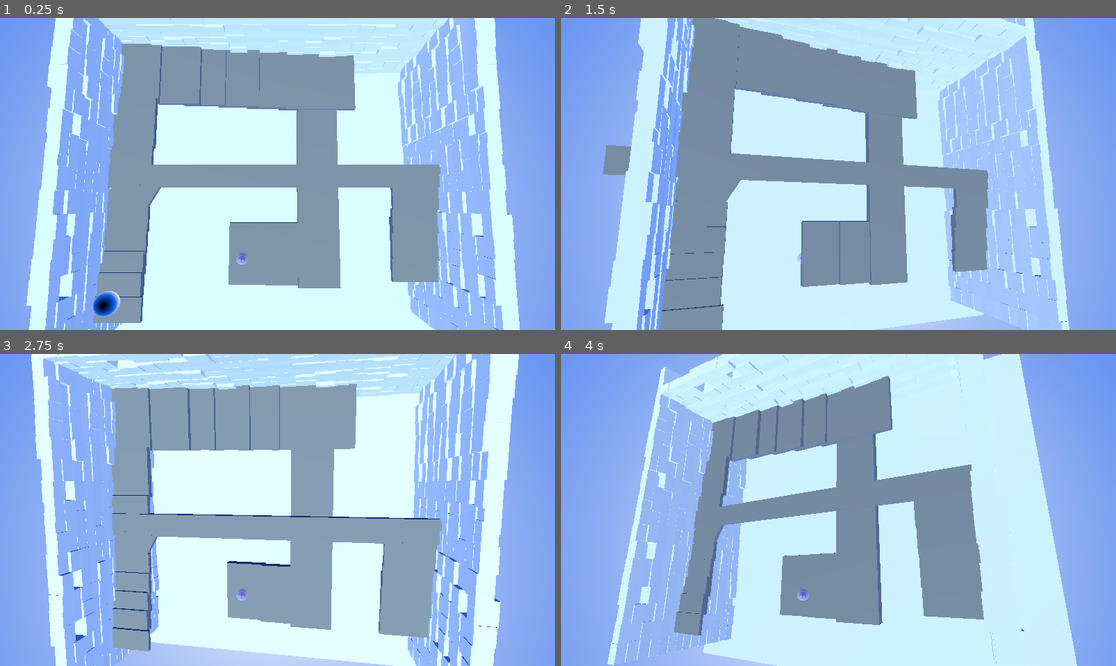
Above: before the commit, frames 1-4 (two rows, left to right).
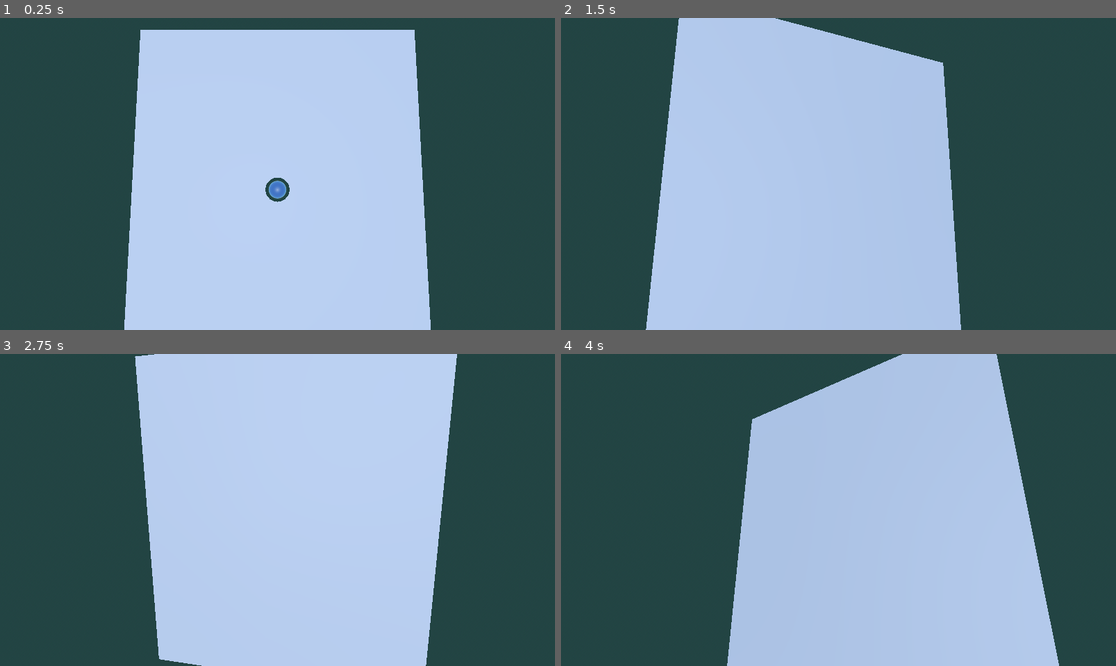
Above: after the commit, the same moments.

Repository: bam-squifi/gamejam-2025-bubbles
Game: Godot game, scene res://Level_0_0.tscn
The game is run twice, just before and just after one commit, with the same random seed, the same clock (stepped at 60 frames per second) and the same inputs. Before the commit the project starts from res://Level_1.tscn.
Inputs (mouse positions are in pixels of both pictures, inside the frame that each line leads up to):
- Up to frame 1 (0.25 s): no input
- Up to frame 2 (1.5 s): tap Enter at 0.5 s; move the mouse to (960, 158) at 0.52 s; move the mouse to (727, 189) at 1.27 s
- Up to frame 3 (2.75 s): tap Space at 2 s; move the mouse to (333, 441) at 2.02 s
- Up to frame 4 (4 s): tap Enter at 2.75 s; move the mouse to (810, 572) at 2.77 s; tap Space at 3.5 s; move the mouse to (1005, 556) at 3.52 s

The runs differ from the first frame. In frame 1, 99% of the frame differs, in the area x 0-100%, y 0-100%; in frame 2, 99%; in frame 3, 93%; in frame 4, 100%.

Commit message:
Mit Basis Level

Diff:
--- /dev/null
+++ b/Level_0_0.tscn
@@ -0,0 +1,59 @@
+[gd_scene load_steps=9 format=3 uid="uid://ux4eyhsk4xix"]
+
+[ext_resource type="PackedScene" uid="uid://c7g7odqucpoyi" path="res://groundplane.tscn" id="1_0f6pd"]
+[ext_resource type="PackedScene" uid="uid://djbinfaue5mu3" path="res://ball.tscn" id="2_usunc"]
+
+[sub_resource type="PhysicsMaterial" id="PhysicsMaterial_auons"]
+friction = 0.1
+
+[sub_resource type="ProceduralSkyMaterial" id="ProceduralSkyMaterial_q3nuu"]
+sky_top_color = Color(0.250493, 0.447379, 0.770751, 1)
+sky_horizon_color = Color(0.412867, 0.693442, 0.85106, 1)
+sky_cover_modulate = Color(0.403922, 1, 1, 1)
+ground_bottom_color = Color(0.141365, 0.266825, 0.262875, 1)
+sun_angle_max = 87.78
+
+[sub_resource type="Sky" id="Sky_ux0il"]
+sky_material = SubResource("ProceduralSkyMaterial_q3nuu")
+
+[sub_resource type="Environment" id="Environment_nlnvi"]
+background_mode = 2
+sky = SubResource("Sky_ux0il")
+ambient_light_source = 3
+ambient_light_sky_contribution = 0.48
+ambient_light_energy = 0.52
+reflected_light_source = 2
+ssr_enabled = true
+ssao_enabled = true
+ssil_enabled = true
+sdfgi_enabled = true
+volumetric_fog_enabled = true
+volumetric_fog_density = 0.0203
+volumetric_fog_length = 3.17
+
+[sub_resource type="CameraAttributesPractical" id="CameraAttributesPractical_kmh31"]
+dof_blur_far_distance = 29.4
+
+[sub_resource type="Compositor" id="Compositor_8cx67"]
+
+[node name="Node3D" type="Node3D"]
+
+[node name="Groundplane" parent="." instance=ExtResource("1_0f6pd")]
+transform = Transform3D(-2.00641, 0, 1.06507e-07, 0, -0.095, 0, -1.75406e-07, 0, -1.2183, 0, 0, 0)
+
+[node name="Ball" parent="." instance=ExtResource("2_usunc")]
+transform = Transform3D(1, 0, 0, 0, 1, 0, 0, 0, 1, 0, 1.08528, 0)
+mass = 1.0
+physics_material_override = SubResource("PhysicsMaterial_auons")
+
+[node name="Camera3D" type="Camera3D" parent="."]
+transform = Transform3D(1, 0, 0, 0, 0.0765972, 0.997062, 0, -0.997062, 0.0765972, 0, 5, 0)
+
+[node name="DirectionalLight3D" type="DirectionalLight3D" parent="."]
+transform = Transform3D(1, 0, 0, 0, 0.0267352, 0.999643, 0, -0.999643, 0.0267352, 0, 5, 1.52471)
+shadow_enabled = true
+
+[node name="WorldEnvironment" type="WorldEnvironment" parent="."]
+environment = SubResource("Environment_nlnvi")
+camera_attributes = SubResource("CameraAttributesPractical_kmh31")
+compositor = SubResource("Compositor_8cx67")
--- a/Level_1.tscn
+++ b/Level_1.tscn
@@ -40,7 +40,7 @@
 volumetric_fog_density = 0.0395
 
 [sub_resource type="CameraAttributesPractical" id="CameraAttributesPractical_7r5lt"]
-dof_blur_near_enabled = true
+exposure_multiplier = 0.446
 dof_blur_near_distance = 1.02
 
 [sub_resource type="Compositor" id="Compositor_wju01"]
--- a/project.godot
+++ b/project.godot
@@ -11,7 +11,7 @@
 [application]
 
 config/name="Game-Jam-25Bubbles"
-run/main_scene="res://Level_1.tscn"
+run/main_scene="res://Level_0_0.tscn"
 config/features=PackedStringArray("4.3", "Forward Plus")
 config/icon="res://icon.svg"
 
--- a/wall.tscn
+++ b/wall.tscn
@@ -1538,16 +1538,6 @@
 material_override = SubResource("StandardMaterial3D_n10y1")
 size = Vector3(0.172722, 3.05058, 0.29847)
 
-[node name="Stone341" type="CSGBox3D" parent="."]
-transform = Transform3D(-2.0057, -0.00253985, -0.000701566, -0.0536422, 0.094966, 2.19633e-07, -0.00115498, -1.47971e-06, 1.2183, 0.102586, 1.67183, -0.0790749)
-material_override = SubResource("StandardMaterial3D_n10y1")
-size = Vector3(0.12616, 3.05273, 0.371109)
-
-[node name="Stone342" type="CSGBox3D" parent="."]
-transform = Transform3D(-2.0057, -0.00253985, -0.000701566, -0.0536422, 0.094966, 2.19633e-07, -0.00115498, -1.47971e-06, 1.2183, 0.116821, 1.68154, 0.338123)
-material_override = SubResource("StandardMaterial3D_n10y1")
-size = Vector3(0.140839, 2.85657, 0.371109)
-
 [node name="Stone343" type="CSGBox3D" parent="."]
 transform = Transform3D(-2.0057, -0.00253985, -0.000701566, -0.0536422, 0.094966, 2.19633e-07, -0.00115498, -1.47971e-06, 1.2183, 0.0886796, 1.64837, 0.785887)
 material_override = SubResource("StandardMaterial3D_n10y1")
@@ -1608,16 +1598,6 @@
 material_override = SubResource("StandardMaterial3D_n10y1")
 size = Vector3(0.172722, 3.05058, 0.29847)
 
-[node name="Stone355" type="CSGBox3D" parent="."]
-transform = Transform3D(-2.0057, -0.00253985, -0.000701566, -0.0536422, 0.094966, 2.19633e-07, -0.00115498, -1.47971e-06, 1.2183, 0.102586, 1.67183, -0.0790749)
-material_override = SubResource("StandardMaterial3D_n10y1")
-size = Vector3(0.12616, 3.05273, 0.371109)
-
-[node name="Stone356" type="CSGBox3D" parent="."]
-transform = Transform3D(-2.0057, -0.00253985, -0.000701566, -0.0536422, 0.094966, 2.19633e-07, -0.00115498, -1.47971e-06, 1.2183, 0.116821, 1.68154, 0.338123)
-material_override = SubResource("StandardMaterial3D_n10y1")
-size = Vector3(0.140839, 2.85657, 0.371109)
-
 [node name="Stone357" type="CSGBox3D" parent="."]
 transform = Transform3D(-2.0057, -0.00253985, -0.000701566, -0.0536422, 0.094966, 2.19633e-07, -0.00115498, -1.47971e-06, 1.2183, 0.0886796, 1.64837, 0.785887)
 material_override = SubResource("StandardMaterial3D_n10y1")
@@ -1738,16 +1718,6 @@
 material_override = SubResource("StandardMaterial3D_n10y1")
 size = Vector3(0.172722, 3.05058, 0.29847)
 
-[node name="Stone381" type="CSGBox3D" parent="."]
-transform = Transform3D(-2.0057, -0.00253985, -0.000701566, -0.0536422, 0.094966, 2.19633e-07, -0.00115498, -1.47971e-06, 1.2183, 0.102586, 1.67183, -0.0790749)
-material_override = SubResource("StandardMaterial3D_n10y1")
-size = Vector3(0.12616, 3.05273, 0.371109)
-
-[node name="Stone382" type="CSGBox3D" parent="."]
-transform = Transform3D(-2.0057, -0.00253985, -0.000701566, -0.0536422, 0.094966, 2.19633e-07, -0.00115498, -1.47971e-06, 1.2183, 0.116821, 1.68154, 0.338123)
-material_override = SubResource("StandardMaterial3D_n10y1")
-size = Vector3(0.140839, 2.85657, 0.371109)
-
 [node name="Stone383" type="CSGBox3D" parent="."]
 transform = Transform3D(-2.0057, -0.00253985, -0.000701566, -0.0536422, 0.094966, 2.19633e-07, -0.00115498, -1.47971e-06, 1.2183, 0.0886796, 1.64837, 0.785887)
 material_override = SubResource("StandardMaterial3D_n10y1")
@@ -1763,11 +1733,6 @@
 material_override = SubResource("StandardMaterial3D_n10y1")
 size = Vector3(0.172722, 3.05058, 0.29847)
 
-[node name="Stone386" type="CSGBox3D" parent="."]
-transform = Transform3D(2.0057, -0.00253985, 0.000701459, 0.0536422, 0.094966, -2.22481e-07, 0.00115481, -1.47971e-06, -1.2183, 0.123386, 1.67239, -0.324623)
-material_override = SubResource("StandardMaterial3D_n10y1")
-size = Vector3(0.12616, 3.05273, 0.371109)
-
 [node name="Stone387" type="CSGBox3D" parent="."]
 transform = Transform3D(2.0057, -0.00253985, 0.000701459, 0.0536422, 0.094966, -2.22481e-07, 0.00115481, -1.47971e-06, -1.2183, 0.108649, 1.68131, -0.741812)
 material_override = SubResource("StandardMaterial3D_n10y1")
@@ -1808,16 +1773,6 @@
 material_override = SubResource("StandardMaterial3D_n10y1")
 size = Vector3(0.172722, 3.05058, 0.29847)
 
-[node name="Stone395" type="CSGBox3D" parent="."]
-transform = Transform3D(-2.0057, -0.00253985, -0.000701566, -0.0536422, 0.094966, 2.19633e-07, -0.00115498, -1.47971e-06, 1.2183, 0.102586, 1.67183, -0.0790749)
-material_override = SubResource("StandardMaterial3D_n10y1")
-size = Vector3(0.12616, 3.05273, 0.371109)
-
-[node name="Stone396" type="CSGBox3D" parent="."]
-transform = Transform3D(-2.0057, -0.00253985, -0.000701566, -0.0536422, 0.094966, 2.19633e-07, -0.00115498, -1.47971e-06, 1.2183, 0.116821, 1.68154, 0.338123)
-material_override = SubResource("StandardMaterial3D_n10y1")
-size = Vector3(0.140839, 2.85657, 0.371109)
-
 [node name="Stone397" type="CSGBox3D" parent="."]
 transform = Transform3D(-2.0057, -0.00253985, -0.000701566, -0.0536422, 0.094966, 2.19633e-07, -0.00115498, -1.47971e-06, 1.2183, 0.0886796, 1.64837, 0.785887)
 material_override = SubResource("StandardMaterial3D_n10y1")
@@ -1833,11 +1788,6 @@
 material_override = SubResource("StandardMaterial3D_n10y1")
 size = Vector3(0.172722, 3.05058, 0.29847)
 
-[node name="Stone400" type="CSGBox3D" parent="."]
-transform = Transform3D(2.0057, -0.00253985, 0.000701459, 0.0536422, 0.094966, -2.22481e-07, 0.00115481, -1.47971e-06, -1.2183, 0.123386, 1.67239, -0.324623)
-material_override = SubResource("StandardMaterial3D_n10y1")
-size = Vector3(0.12616, 3.05273, 0.371109)
-
 [node name="Stone401" type="CSGBox3D" parent="."]
 transform = Transform3D(2.0057, -0.00253985, 0.000701459, 0.0536422, 0.094966, -2.22481e-07, 0.00115481, -1.47971e-06, -1.2183, 0.108649, 1.68131, -0.741812)
 material_override = SubResource("StandardMaterial3D_n10y1")
@@ -1938,16 +1888,6 @@
 material_override = SubResource("StandardMaterial3D_n10y1")
 size = Vector3(0.172722, 3.05058, 0.29847)
 
-[node name="Stone106" type="CSGBox3D" parent="."]
-transform = Transform3D(2.00482, -0.00378601, 4.4223e-13, -0.0799609, -0.0949245, -1.76381e-14, 3.02885e-14, 4.30195e-23, 1.2183, 0.114087, 1.92987, -0.0790708)
-material_override = SubResource("StandardMaterial3D_n10y1")
-size = Vector3(0.12616, 3.05273, 0.371109)
-
-[node name="Stone107" type="CSGBox3D" parent="."]
-transform = Transform3D(2.00482, -0.00378601, 4.4223e-13, -0.0799609, -0.0949245, -1.76381e-14, 3.02885e-14, 4.30195e-23, 1.2183, 0.0989966, 1.92114, 0.338119)
-material_override = SubResource("StandardMaterial3D_n10y1")
-size = Vector3(0.140839, 2.85657, 0.371109)
-
 [node name="Stone108" type="CSGBox3D" parent="."]
 transform = Transform3D(2.00482, -0.00378601, 4.4223e-13, -0.0799609, -0.0949245, -1.76381e-14, 3.02885e-14, 4.30195e-23, 1.2183, 0.129027, 1.95239, 0.785899)
 material_override = SubResource("StandardMaterial3D_n10y1")
@@ -1962,11 +1902,6 @@
 transform = Transform3D(2.00482, -0.00378601, 4.4223e-13, -0.0799609, -0.0949245, -1.76381e-14, 3.02885e-14, 4.30195e-23, 1.2183, 0.0930166, 1.92008, 1.6196)
 material_override = SubResource("StandardMaterial3D_n10y1")
 size = Vector3(0.172722, 3.05058, 0.29847)
-
-[node name="Stone111" type="CSGBox3D" parent="."]
-transform = Transform3D(-2.00482, -0.00378601, 1.06422e-07, 0.0799609, -0.0949245, -4.24459e-09, -1.75406e-07, -1.1109e-16, -1.2183, 0.0934367, 1.93069, -0.324631)
-material_override = SubResource("StandardMaterial3D_n10y1")
-size = Vector3(0.12616, 3.05273, 0.371109)
 
 [node name="Stone112" type="CSGBox3D" parent="."]
 transform = Transform3D(-2.00482, -0.00378601, 1.06422e-07, 0.0799609, -0.0949245, -4.24459e-09, -1.75406e-07, -1.1109e-16, -1.2183, 0.107787, 1.92079, -0.741811)
